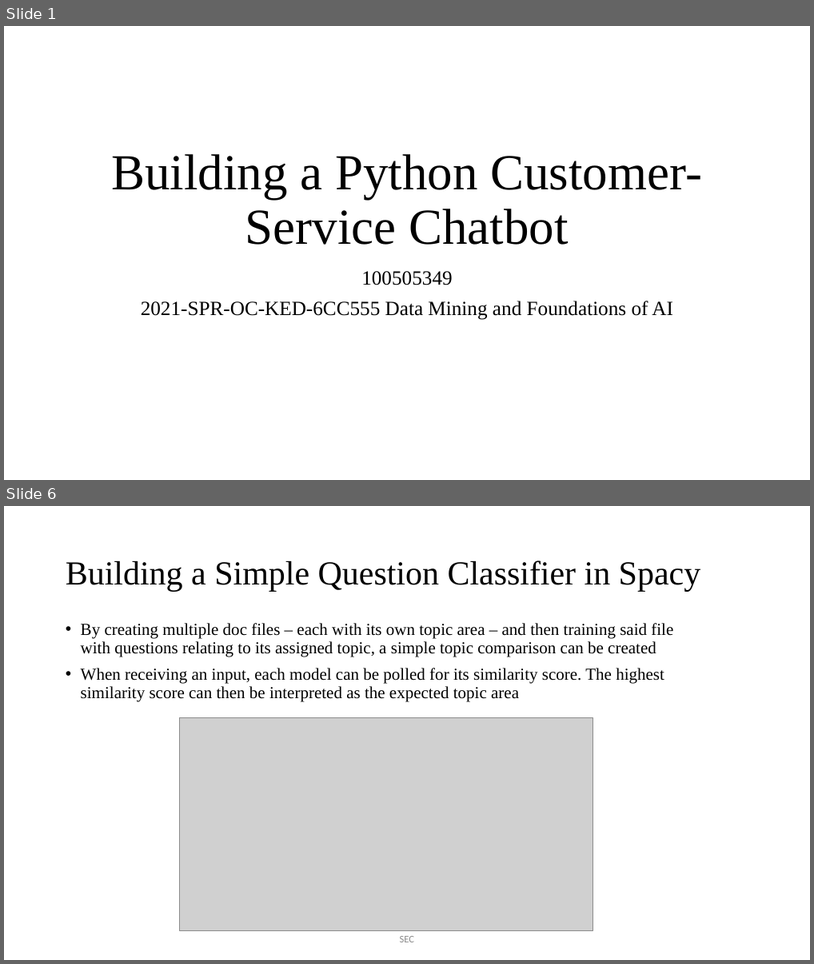
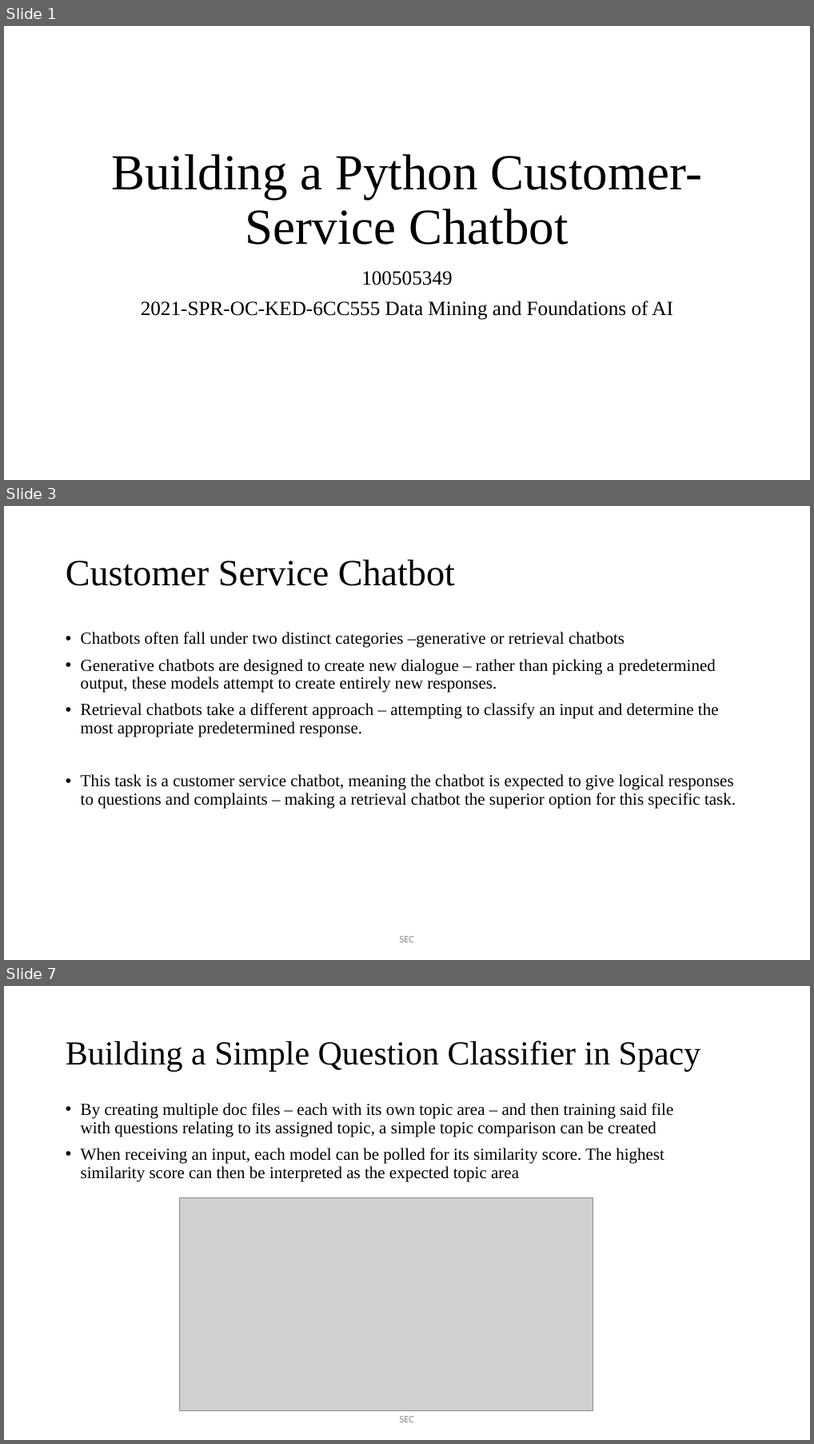
Before and after one commit to JaVonox/AIChatbot, a slide deck: Documentation/100505349.pptx. Shown one above the other, each under a label of ours: slides 1 and 6 before the commit, slides 1, 3 and 7 after it; the slides between them are not shown. The pictures are 814x964 and 814x1444 pixels, drawn with LibreOffice and Linux fonts; fonts in the diff are those of the drawing; grey boxes stand for pictures. Boxes give left, top, right and bottom in pixels: in the first picture for what was removed or moved away, otherwise in the second. Text is boxed around its words. In the diff, an @@ line names an element or a change of style, - is before the commit and + after.

```diff
--- a/Documentation/100505349.pptx
+++ b/Documentation/100505349.pptx
@@ slide 3 added at (x1=4, y1=506, x2=810, y2=960), background #FFFFFF @@
@@ title added at (x1=66, y1=560, x2=455, y2=586), 44 pt, text #000000 @@
+Customer Service Chatbot
@@ text added at (x1=81, y1=632, x2=736, y2=808), 20 pt, text #000000 @@
+• Chatbots often fall under two distinct categories –generative or retrieval chatbots
+• Generative chatbots are designed to create new dialogue – rather than picking a predetermined output, these models attempt to create entirely new responses.
+• Retrieval chatbots take a different approach – attempting to classify an input and determine the most appropriate predetermined response.
+• This task is a customer service chatbot, meaning the chatbot is expected to give logical responses to questions and complaints – making a retrieval chatbot the superior option for this specific task.
@@ text added at (x1=400, y1=936, x2=414, y2=942), 12 pt, text #8C8C8C @@
+SEC
@@ what was slide 6 is now slide 7 @@
```
Also in this commit, not shown: 2 slides changed, 10 other slides added, 5 slides removed, 8 other files.
